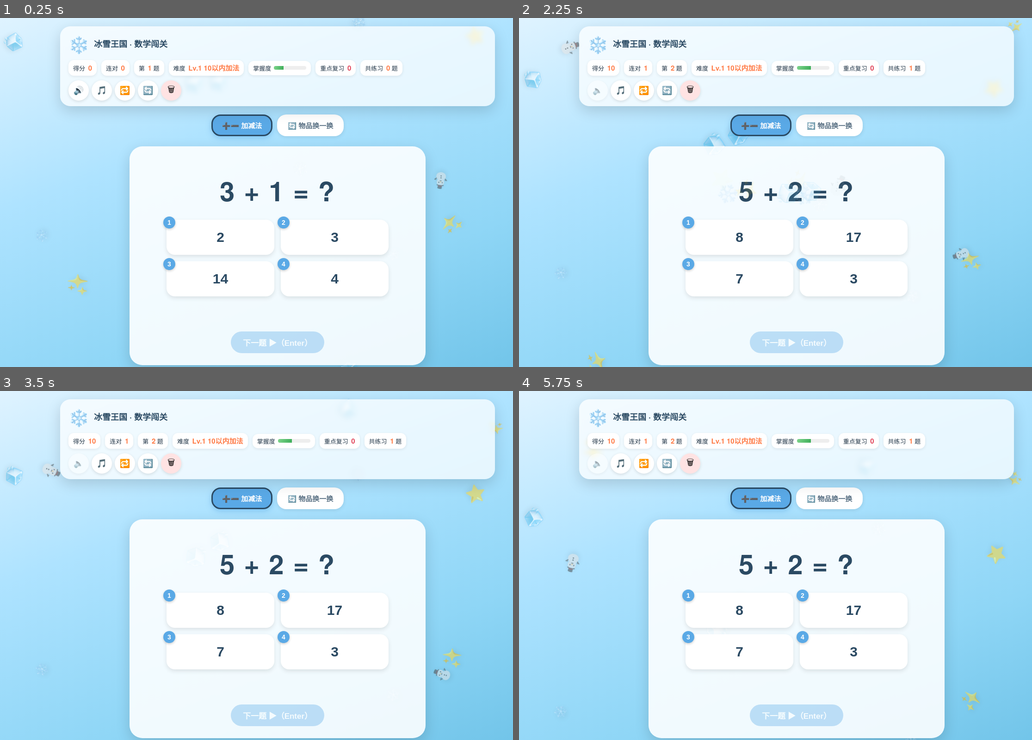
Above: before the commit, frames 1-4 (two rows, left to right).
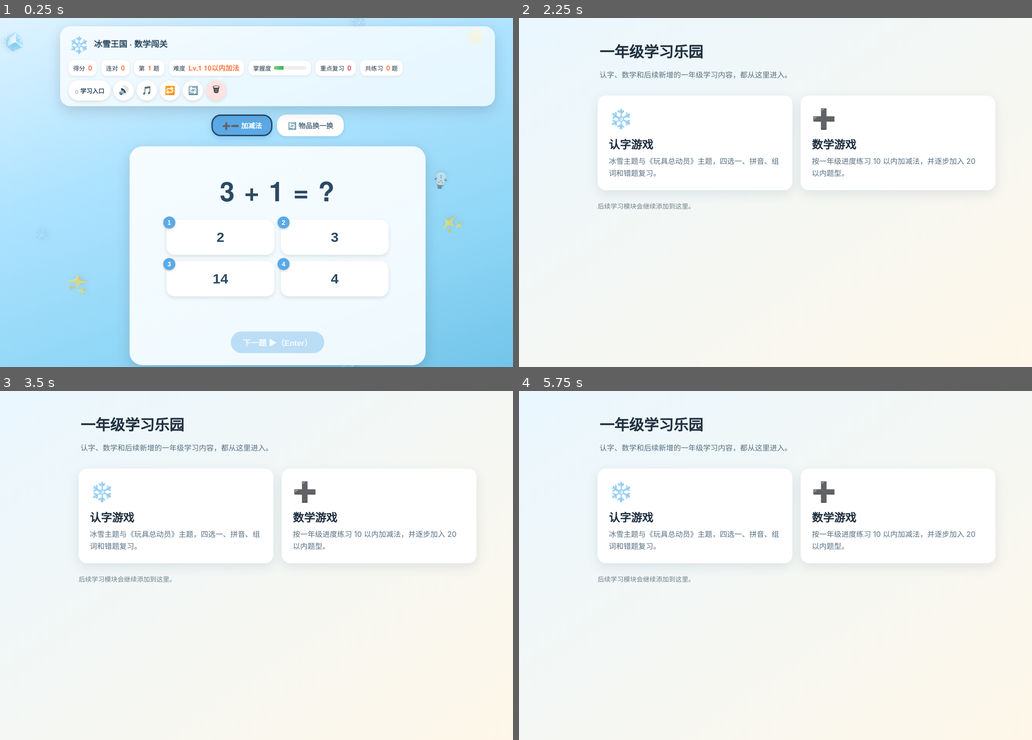
Above: after the commit, the same moments.

Repository: huanglu00-lang/first-grade-learning-games
Game: browser game, page 数学游戏/index.html
Two runs of this game, one before a commit and one after it. Both use one fixed random seed, a clock stepped at 60 frames per second and the inputs below.
Inputs:
- Up to frame 1 (0.25 s): no input
- Up to frame 2 (2.25 s): tap Space at 1.1, 1.6, 2.1 s; click "4 4" at 1.27 s; click "下一题 ▶（Enter）" at 1.77 s; click "➕➖ 加减法" at 1.87 s; click "🔊" (after the commit: "⌂ 学习入口") at 2.02 s
- Up to frame 3 (3.5 s): tap Space at 2.6, 3.1 s
- Up to frame 4 (5.75 s): tap Space every 0.5 s from 3.6 to 5.6 s

The runs differ from the first frame. In frame 1, 0.6% of the frame differs, in the area x 14-45%, y 17-24%; in frame 2, 47%; in frame 3, 47%; in frame 4, 47%, in the area x 0-100%, y 0-100%.

Commit message:
feat: add learning entry navigation

Diff:
--- a/数学游戏/index.html
+++ b/数学游戏/index.html
@@ -76,6 +76,7 @@
     font-size:18px; cursor:pointer; box-shadow: 0 2px 6px rgba(0,0,0,0.12);
     transition: transform 0.15s ease, opacity .2s;
   }
+  .home-btn{width:auto;padding:0 14px;border-radius:22px;text-decoration:none;display:inline-flex;align-items:center;justify-content:center;font-size:13px;font-weight:700;color:#2b4a63}
   .icon-btn:hover{ transform: scale(1.08); }
   .icon-btn.off{ opacity:0.4; }
   .icon-btn.danger{ background:#ffe3e3; }
@@ -373,6 +374,7 @@
       <div class="stat">共练习 <b id="totalVal">0</b> 题</div>
     </div>
     <div class="controls">
+      <a class="icon-btn home-btn" href="../" aria-label="返回一年级学习乐园入口">⌂ 学习入口</a>
       <button class="icon-btn" id="toggleSpeech" title="朗读开关">🔊</button>
       <button class="icon-btn" id="toggleSfx" title="音效开关">🎵</button>
       <button class="icon-btn" id="replayBtn" title="再听一次 (空格)">🔁</button>
@@ -1140,6 +1142,9 @@
     btn.addEventListener('click', () => onAnswer(val, btn));
     el.answersGrid.appendChild(btn);
   });
+  if(window.webkit&&window.webkit.messageHandlers&&window.webkit.messageHandlers.answers){
+    window.webkit.messageHandlers.answers.postMessage({type:'answers',values:q.options.map(String)});
+  }
 }
 
 function newQuestion(){
